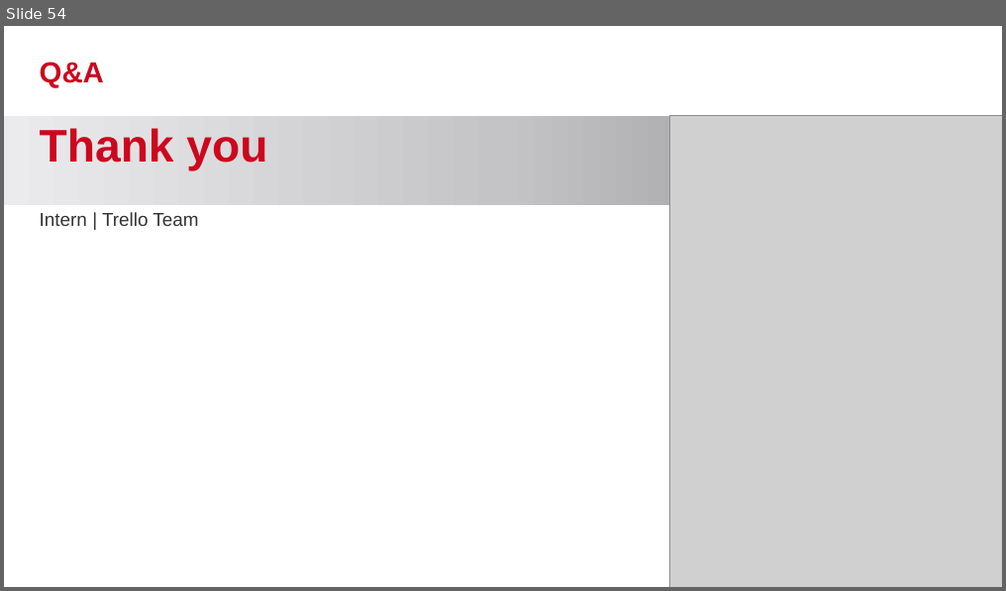
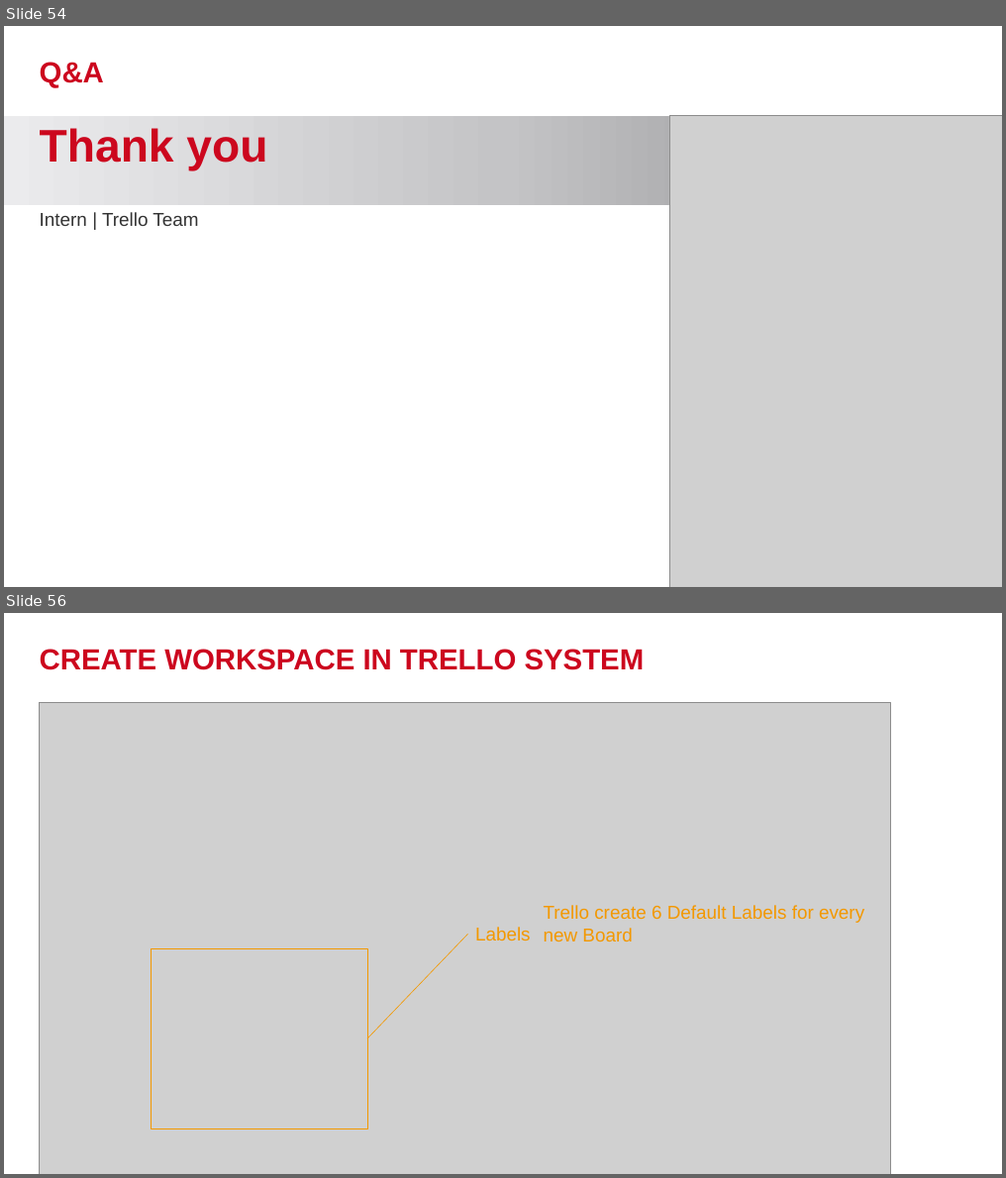
Before and after one commit to khoado-dev/YPP4-KhoaDo, a slide deck: Documents/Presentation/IntroductionFunctionInTrelloSystem.pptx. Shown one above the other, each under a label of ours: slide 54 before the commit, slides 54 and 56 after it; the slides between them are not shown. The pictures are 1006x591 and 1006x1178 pixels, drawn with LibreOffice and Linux fonts; fonts in the diff are those of the drawing; grey boxes stand for pictures; background and template pictures are left out. Boxes give left, top, right and bottom in pixels: in the first picture for what was removed or moved away, otherwise in the second. Text is boxed around its words. In the diff, an @@ line names an element or a change of style, - is before the commit and + after.

```diff
--- a/Documents/Presentation/IntroductionFunctionInTrelloSystem.pptx
+++ b/Documents/Presentation/IntroductionFunctionInTrelloSystem.pptx
@@ slide 56 added at box(4, 613, 1002, 1174), background #FFFFFF @@
@@ title added at box(40, 649, 645, 670), 28 pt, text #CC071E, bold @@
+CREATE WORKSPACE IN TRELLO SYSTEM
@@ picture added at box(40, 703, 891, 1174) @@
@@ text added at box(544, 905, 864, 942), 18 pt, text #F39800 @@
+Trello create 6 Default Labels for every new Board
@@ line added from (367, 1039) to (468, 934), #F39800 0.6 pt @@
@@ text added at box(475, 927, 531, 941), 18 pt, text #F39800 @@
+Labels
@@ rectangle added at box(151, 949, 367, 1129), outline #F39800 0.6 pt @@
```
Also in this commit, not shown: 2 slides changed, 2 other slides added, 3 other files.
